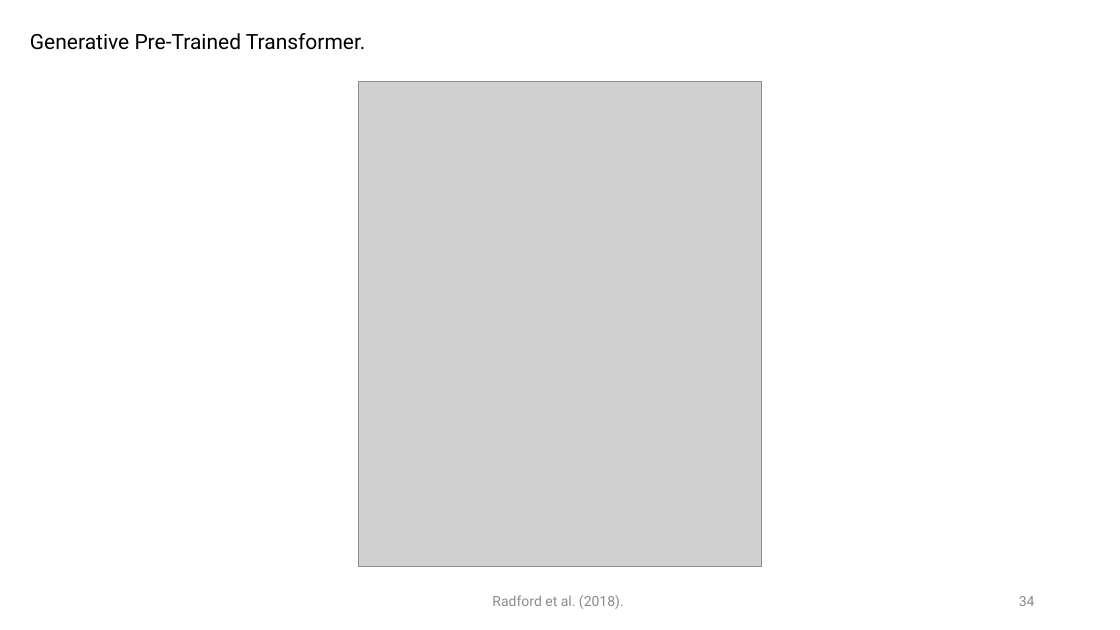
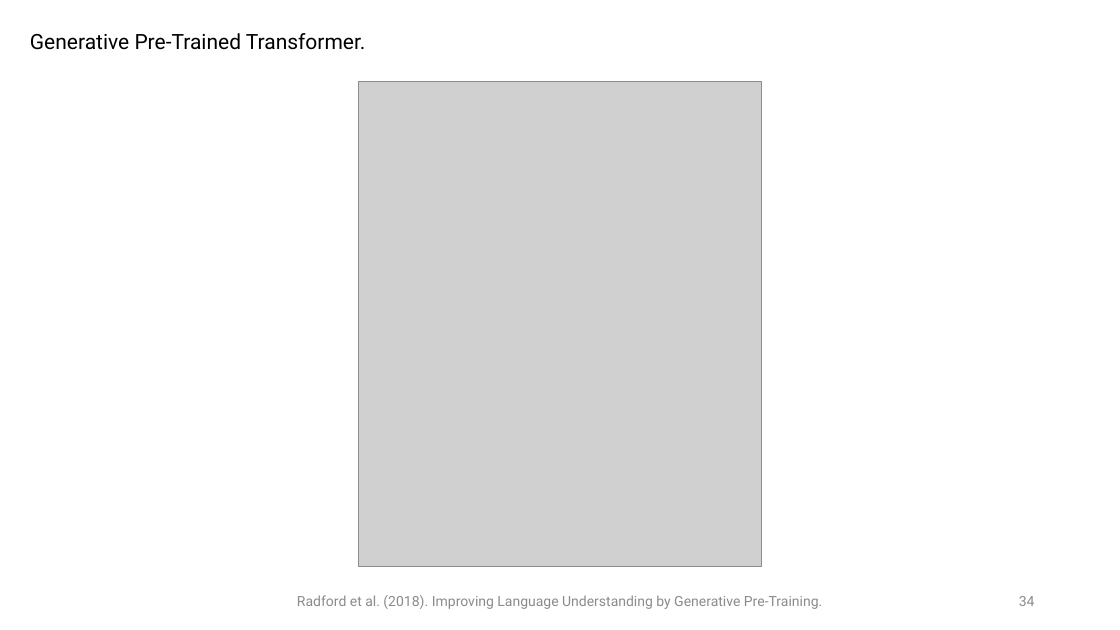
Before and after one commit to aim-msds/msds2023-ml3, a slide deck: slide 34 of slides/transformers/transformers_lec01.pptx. Drawn at 1120x630 pixels with LibreOffice and Linux fonts; fonts in the diff are those of the drawing; grey boxes stand for pictures. Boxes give left, top, right and bottom in pixels: in the first picture for what was removed or moved away, otherwise in the second. Text is boxed around its words. In the diff, an @@ line names an element or a change of style, - is before the commit and + after.

```diff
--- a/slides/transformers/transformers_lec01.pptx
+++ b/slides/transformers/transformers_lec01.pptx
@@ text at <box>297,595,822,609</box>: text changed @@
-Radford et al. (2018).
+Radford et al. (2018). Improving Language Understanding by Generative Pre-Training.
```
Also in this commit, not shown: 3 slides added.
